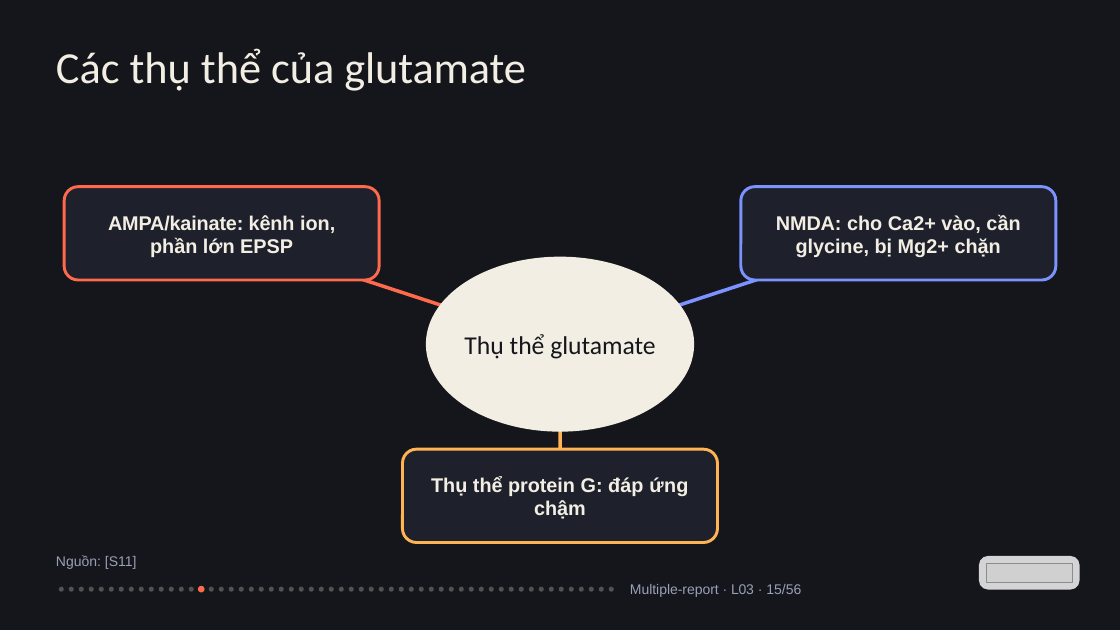
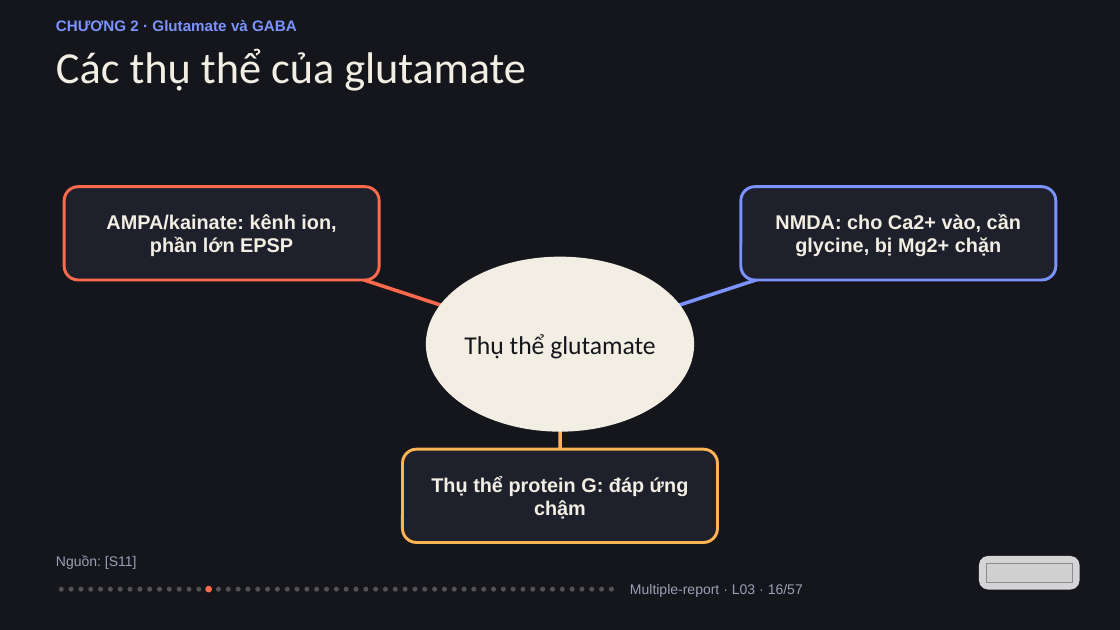
Before and after one commit to vohoailinh90/Multiple-report, a slide deck: slide 16 of lessons/L03/L03.pptx (slide 15 before the commit). Drawn at 1120x630 pixels with LibreOffice and Linux fonts; fonts in the diff are those of the drawing; grey boxes stand for pictures. Boxes give left, top, right and bottom in pixels: in the first picture for what was removed or moved away, otherwise in the second. Text is boxed around its words. In the diff, an @@ line names an element or a change of style, - is before the commit and + after.

```diff
--- a/lessons/L03/L03.pptx
+++ b/lessons/L03/L03.pptx
@@ text added at box(56, 20, 297, 31), 19.5 pt, text #7C93FF, bold @@
+CHƯƠNG 2 · Glutamate và GABA
@@ text "AMPA/kainate: kênh ion, phần lớn ..." at box(106, 214, 336, 256): letter spacing -0.2 to 0 pt in "AMPA/kainate: kênh" @@
@@ text "NMDA: cho Ca2+ vào, cần ..." at box(775, 214, 1021, 256): letter spacing -0.2 to 0 pt in "NMDA:"; letter spacing -0.1 to 0 pt in "vào, glycine," @@
@@ text "Thụ thể protein G: đáp ..." at box(431, 476, 689, 519): letter spacing -0.1 to 0 pt in "protein"; letter spacing 0.1 to 0 pt in "đáp"; letter spacing 0.3 to 0 pt in "ứng" @@
@@ ellipse: place and size @@
-ellipse at box(209, 587, 214, 592)
+ellipse at box(197, 587, 202, 592)
@@ ellipse: place and size @@
-ellipse at box(198, 586, 204, 592)
+ellipse at box(206, 586, 212, 592)
@@ 10 ellipses: place and size @@
-10 ellipses at box(249, 587, 344, 592)
+10 ellipses at box(245, 587, 339, 592)
@@ ellipse added at box(344, 587, 349, 592), fill #F3EEE3 at 28% opacity @@
@@ 8 ellipses: place and size @@
-8 ellipses at box(349, 587, 444, 592)
+8 ellipses at box(353, 587, 447, 592)
@@ text at box(630, 584, 803, 597): text changed @@
-Multiple-report · L03 · 15/56
+Multiple-report · L03 · 16/57
```
Also in this commit, not shown: 55 other slides changed, 1 slide added, 1 other file.
